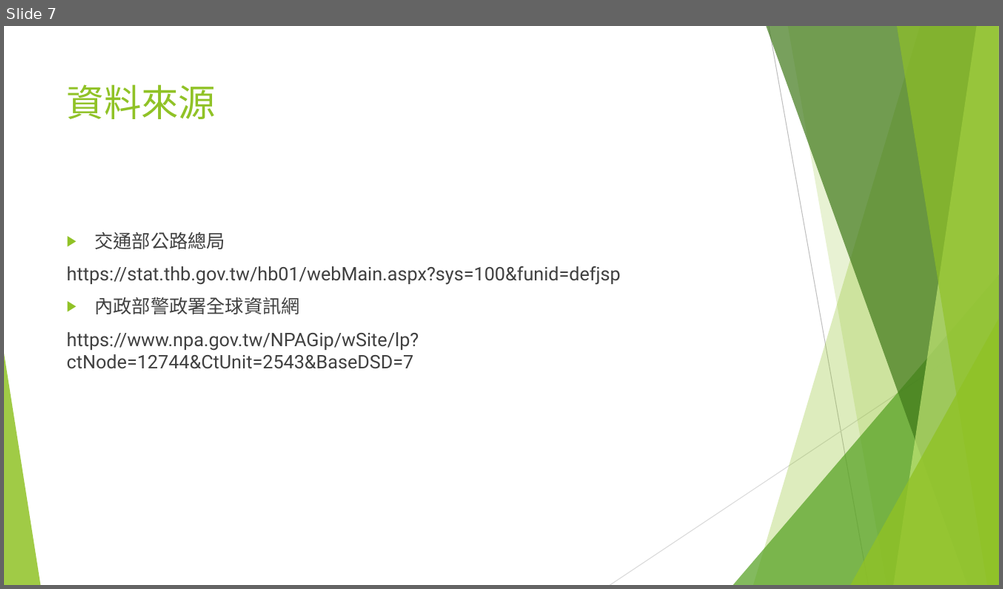
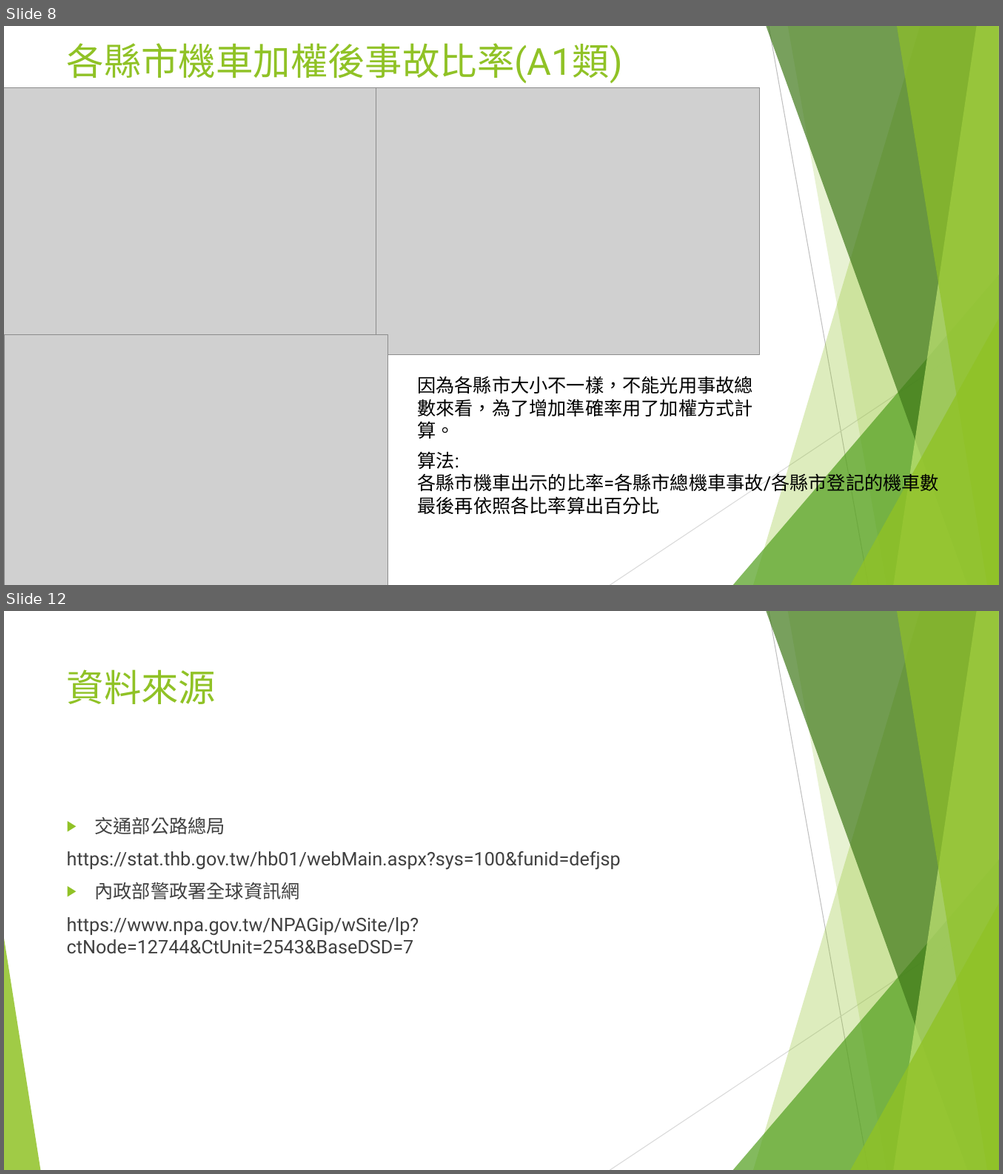
Before and after one commit to ooxx2500/python-sql-for-test, a slide deck: python/專題報告/專題報告-台灣交通事故.pptx. Shown one above the other, each under a label of ours: slide 7 before the commit, slides 8 and 12 after it; the slides between them are not shown. The pictures are 1003x589 and 1003x1174 pixels, drawn with LibreOffice and Linux fonts; fonts in the diff are those of the drawing; grey boxes stand for pictures. Boxes give left, top, right and bottom in pixels: in the first picture for what was removed or moved away, otherwise in the second. Text is boxed around its words. In the diff, an @@ line names an element or a change of style, - is before the commit and + after.

```diff
--- a/python/專題報告/專題報告-台灣交通事故.pptx
+++ b/python/專題報告/專題報告-台灣交通事故.pptx
@@ slide 8 added at [4,26,999,585], background #FFFFFF; not listed: 10 template elements that a slide beside it also shows @@
@@ title added at [67,43,623,84], 36 pt, text #90C226 @@
+各縣市機車加權後事故比率(A1類)
@@ picture added at [4,88,376,348] @@
@@ picture added at [376,88,760,355] @@
@@ picture added at [4,335,387,585] @@
@@ text added at [417,376,753,439], 18 pt, text #000000 @@
+因為各縣市大小不一樣，不能光用事故總數來看，為了增加準確率用了加權方式計算。
@@ text added at [417,452,939,514], 18 pt, text #000000 @@
+算法:
+各縣市機車出示的比率=各縣市總機車事故/各縣市登記的機車數
+最後再依照各比率算出百分比
@@ what was slide 7 is now slide 12 @@
```
Also in this commit, not shown: 2 slides changed, 8 other slides added, 4 slides removed, 53 other files.
